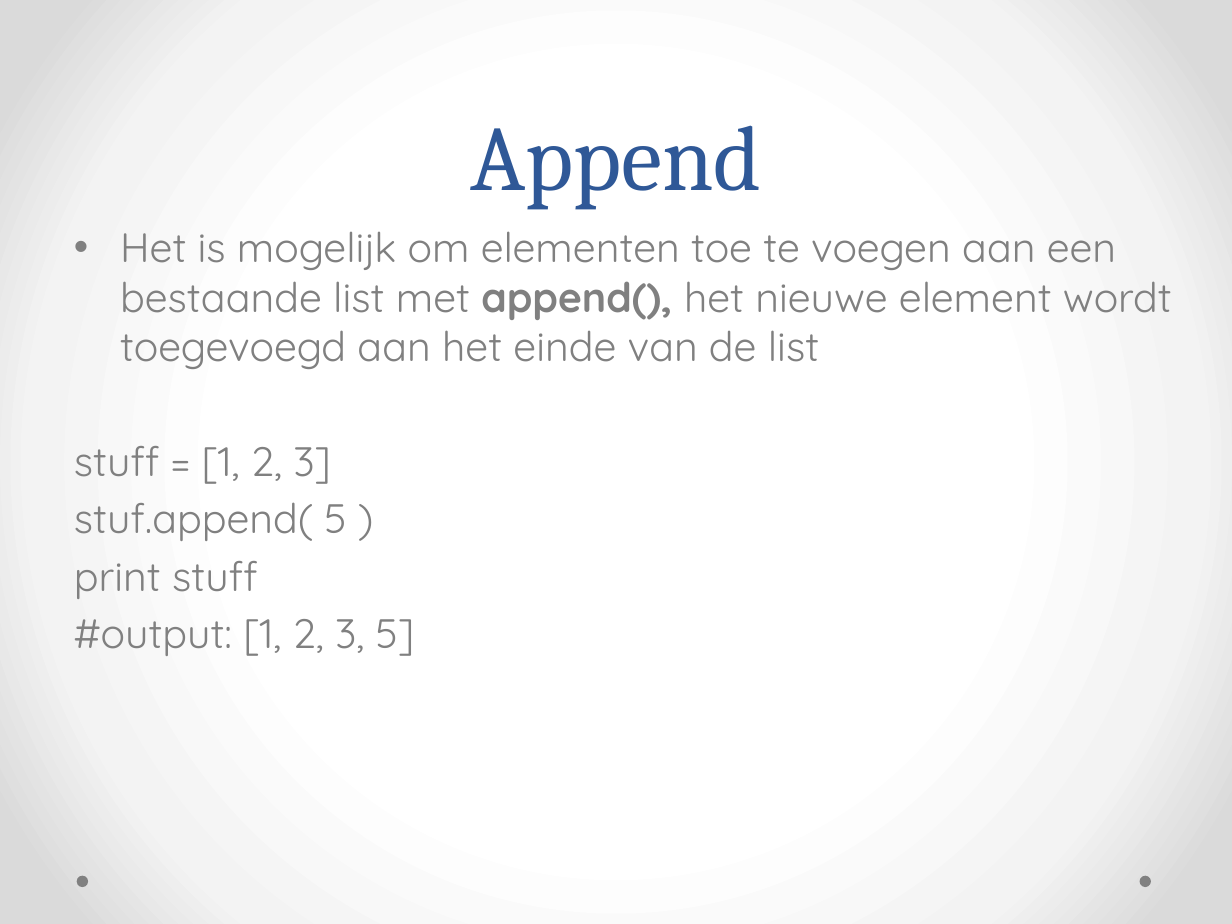
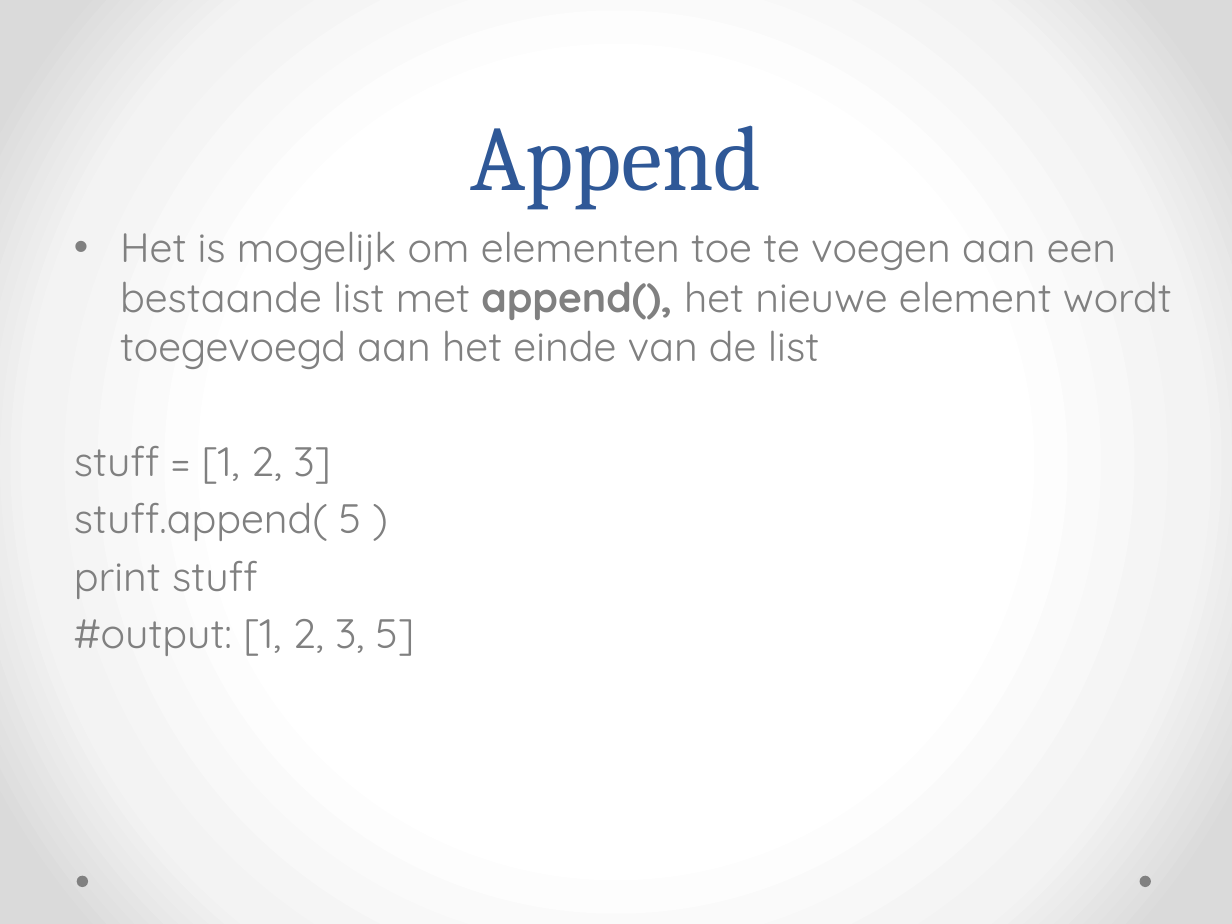
Before and after one commit to vmuijrers/EmpoweringCreativeThinkingThroughProgramming, a slide deck: slide 19 of Slides/ECTTP_Les_7_Lists.pptx. Drawn at 1232x924 pixels with LibreOffice and Linux fonts; fonts in the diff are those of the drawing. Boxes give left, top, right and bottom in pixels: in the first picture for what was removed or moved away, otherwise in the second. Text is boxed around its words. In the diff, an @@ line names an element or a change of style, - is before the commit and + after.

```diff
--- a/Slides/ECTTP_Les_7_Lists.pptx
+++ b/Slides/ECTTP_Les_7_Lists.pptx
@@ text at [74,503,362,541]: text changed @@
-stuf.append( 5 )
+stuff.append( 5 )
```
Also in this commit, not shown: 1 other slide changed, 1 other file.
